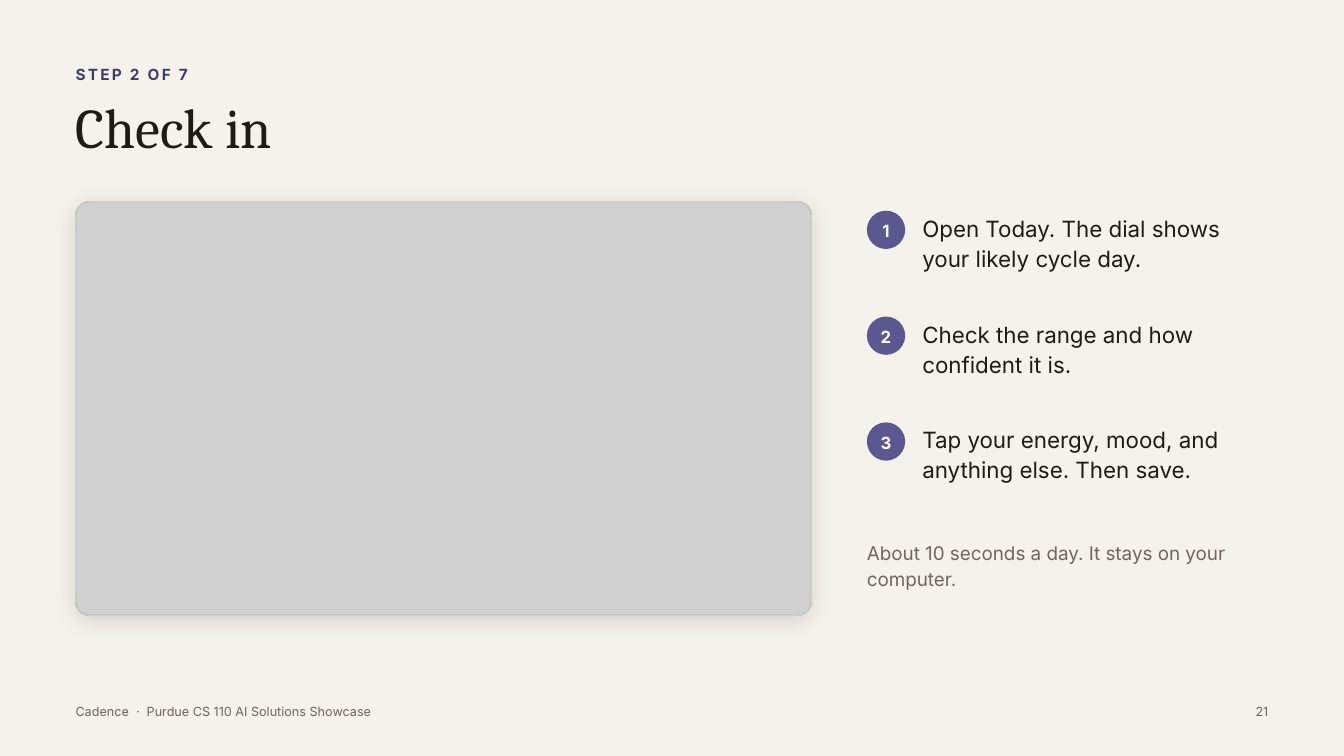
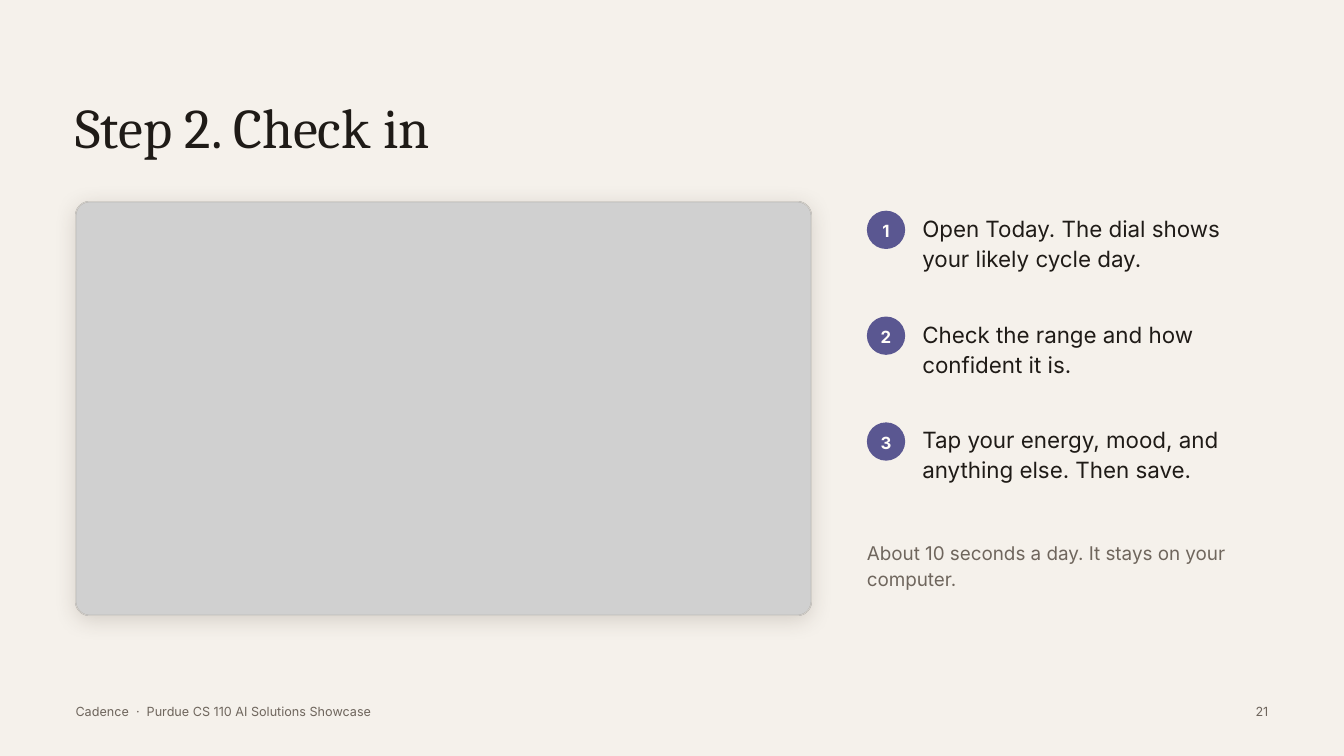
Before and after one commit to tarushvkodes/cadence, a slide deck: slide 21 of deck/Cadence-Capstone.pptx. Drawn at 1344x756 pixels with LibreOffice and Linux fonts; fonts in the diff are those of the drawing; grey boxes stand for pictures. Boxes give left, top, right and bottom in pixels: in the first picture for what was removed or moved away, otherwise in the second. Text is boxed around its words. In the diff, an @@ line names an element or a change of style, - is before the commit and + after.

```diff
--- a/deck/Cadence-Capstone.pptx
+++ b/deck/Cadence-Capstone.pptx
@@ text removed at (76,68,188,80) @@
-STEP 2 OF 7
@@ title at (76,109,430,160): text changed @@
-Check in
+Step 2. Check in
```
Also in this commit, not shown: 40 other slides changed, 9 other files.
